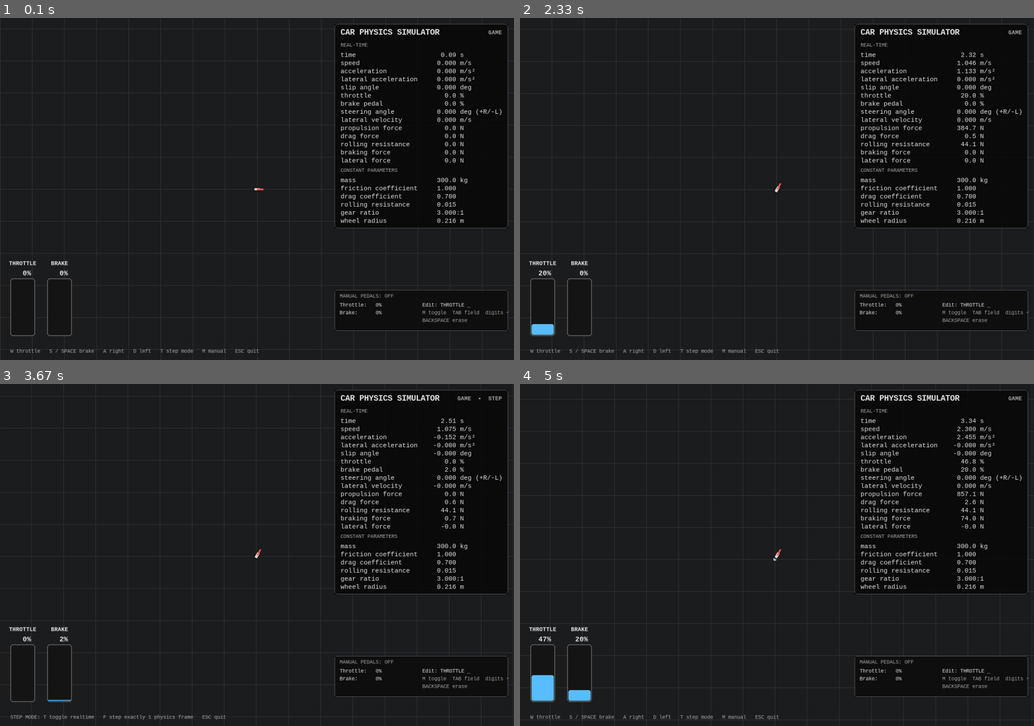
Above: before the commit, frames 1-4 (two rows, left to right).
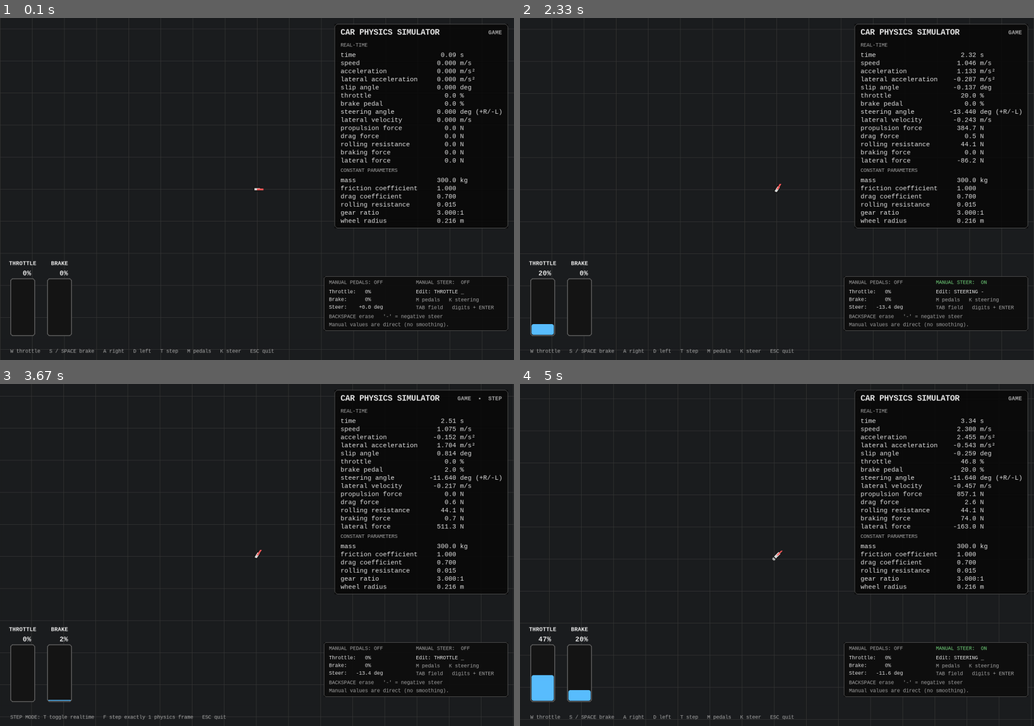
Above: after the commit, the same moments.

Repository: ICEHUB-ME/carsim
Game: pygame game, started from main.py game
Two runs of this game, one before a commit and one after it. Both use one fixed random seed, a clock stepped at 60 frames per second and the inputs below.
Inputs:
- Up to frame 1 (0.1 s): no input
- Up to frame 2 (2.33 s): hold M 0.33-0.8 s; hold D 0.33-0.8 s; hold M 0.83-1.3 s; hold D 0.83-1.3 s; hold D 1.33-1.8 s; hold W 1.83-2.13 s; tap K at 1.98 s; tap - at 2.17 s
- Up to frame 3 (3.67 s): hold T 2.5-2.8 s; hold S 2.5-2.8 s; hold Tab 2.83-3.13 s; hold S 2.83-3.13 s; tap K at 2.98 s; tap F at 3.17 s; hold F from 3.5 s (still down); hold S from 3.5 s (still down)
- Up to frame 4 (5 s): release F at 3.8 s; release S at 3.8 s; hold S 3.83-4.13 s; tap K at 3.98 s; tap T at 4.17 s; hold W 4.5-4.87 s; hold S from 4.9 s (still down)

The runs differ from the first frame. In frame 1, 1.3% of the frame differs, in the area x 35-99%, y 75-99%; in frame 2, 1.4%; in frame 3, 1.3%; in frame 4, 1.4%, in the area x 5-100%, y 17-99%.

Commit message:
added steering angle manual feature

Diff:
--- a/input/game_controls.py
+++ b/input/game_controls.py
@@ -1,4 +1,4 @@
-"""Keyboard controls and manual pedal override for pygame modes."""
+"""Keyboard controls and manual pedal/steering overrides for pygame modes."""
 
 from __future__ import annotations
 
@@ -22,7 +22,7 @@
 
 
 class GameControls:
-    """Keyboard driver inputs with game-mode smoothing plus manual pedal entry.
+    """Keyboard driver inputs with smoothing and independent manual overrides.
 
     Normal game controls:
       W      -> throttle target = 100%
@@ -31,18 +31,27 @@
       A      -> steering target = +max angle (RIGHT)
       D      -> steering target = -max angle (LEFT)
 
-    Manual mode:
+    Manual pedal mode:
       M      -> toggle manual throttle/brake override
-      TAB    -> select throttle/brake field
-      0-9    -> enter percentage digits
-      Enter  -> apply the typed percentage (0-100)
-      Backspace -> delete a digit
-
-    Manual throttle/brake values are direct (no smoothing). Steering continues
-    to use the configured game-mode smoothing. The same manual state can be
-    used by CSV replay to override CSV throttle/brake values without applying
-    game smoothing.
+
+    Manual steering mode:
+      K      -> toggle manual steering-angle override
+
+    Text entry:
+      TAB    -> cycle through active manual fields
+      0-9    -> enter digits
+      -      -> enter a negative steering angle
+      Enter  -> apply the typed value
+      Backspace -> delete a character
+
+    Manual overrides are direct values and do not use game-mode smoothing.
+    When both manual modes are enabled, TAB cycles through throttle, brake,
+    and steering. The same state is used by CSV replay, where enabled manual
+    fields replace only their corresponding CSV inputs.
     """
+
+    _PEDAL_FIELDS = ("throttle", "brake")
+    _STEER_FIELD = "steering"
 
     def __init__(
         self,
@@ -58,58 +67,123 @@
         self.state = GameControlState()
 
         self.manual_mode = False
+        self.manual_steer_mode = False
         self.manual_field = "throttle"
         self.manual_throttle = 0.0
         self.manual_brake = 0.0
+        self.manual_steering_angle_deg = 0.0
         self._manual_buffer = ""
 
     @property
     def manual_buffer(self) -> str:
         return self._manual_buffer
+
+    @property
+    def manual_steering(self) -> float:
+        """Return the configured manual steering angle in degrees."""
+        return self.manual_steering_angle_deg
+
+    def _active_manual_fields(self) -> tuple[str, ...]:
+        fields: list[str] = []
+        if self.manual_mode:
+            fields.extend(self._PEDAL_FIELDS)
+        if self.manual_steer_mode:
+            fields.append(self._STEER_FIELD)
+        return tuple(fields)
+
+    def _ensure_valid_manual_field(self) -> None:
+        active = self._active_manual_fields()
+        if not active:
+            self.manual_field = "throttle"
+        elif self.manual_field not in active:
+            self.manual_field = active[0]
 
     def _manual_percent(self) -> float:
         if not self._manual_buffer:
             return 0.0
         return max(0.0, min(100.0, float(self._manual_buffer))) / 100.0
 
+    def _manual_steering_degrees(self) -> float:
+        if not self._manual_buffer or self._manual_buffer == "-":
+            return 0.0
+        value = float(self._manual_buffer)
+        return max(
+            -self.max_steering_angle_deg,
+            min(self.max_steering_angle_deg, value),
+        )
+
     def _apply_manual_buffer(self) -> None:
-        value = self._manual_percent()
-        if self.manual_field == "throttle":
-            self.manual_throttle = value
-        else:
-            self.manual_brake = value
+        if not self._manual_buffer:
+            return
+
+        if self.manual_field == "steering":
+            self.manual_steering_angle_deg = self._manual_steering_degrees()
+        elif self.manual_field == "throttle":
+            self.manual_throttle = self._manual_percent()
+        elif self.manual_field == "brake":
+            self.manual_brake = self._manual_percent()
+
         self._manual_buffer = ""
 
     def set_manual_values(self, throttle: float, brake: float) -> None:
         """Set manual pedal values directly, clamped to [0, 1]."""
         self.manual_throttle = max(0.0, min(1.0, float(throttle)))
         self.manual_brake = max(0.0, min(1.0, float(brake)))
+
+    def set_manual_steering(self, angle_deg: float) -> None:
+        """Set the manual steering angle directly, clamped to max steering."""
+        self.manual_steering_angle_deg = max(
+            -self.max_steering_angle_deg,
+            min(self.max_steering_angle_deg, float(angle_deg)),
+        )
 
     def toggle_manual_mode(
         self,
         current_throttle: float | None = None,
         current_brake: float | None = None,
     ) -> bool:
-        """Toggle manual pedal override and return the new state.
-
-        Optional current values let CSV replay enter manual mode without a
-        sudden pedal jump from the CSV value to the controller's previous value.
-        """
+        """Toggle manual throttle/brake override and return its new state."""
         self.manual_mode = not self.manual_mode
         self._manual_buffer = ""
         if self.manual_mode:
             throttle = self.state.throttle if current_throttle is None else current_throttle
             brake = self.state.brake_pedal_travel if current_brake is None else current_brake
             self.set_manual_values(throttle, brake)
+            if self.manual_field not in self._active_manual_fields():
+                self.manual_field = "throttle"
+        self._ensure_valid_manual_field()
         return self.manual_mode
+
+    def toggle_manual_steer(
+        self,
+        current_steering: float | None = None,
+    ) -> bool:
+        """Toggle direct manual steering override and return its new state."""
+        self.manual_steer_mode = not self.manual_steer_mode
+        self._manual_buffer = ""
+        if self.manual_steer_mode:
+            steering = (
+                self.state.steering_angle_deg
+                if current_steering is None
+                else current_steering
+            )
+            self.set_manual_steering(steering)
+            self.manual_field = "steering"
+        else:
+            self._ensure_valid_manual_field()
+        return self.manual_steer_mode
 
     def handle_event(
         self,
         event,
         current_throttle: float | None = None,
         current_brake: float | None = None,
+        current_steering: float | None = None,
     ) -> bool:
-        """Handle mode/entry keys. Return True when manual mode changed."""
+        """Handle manual-mode toggles and text-entry keys.
+
+        Returns True when either manual mode is toggled.
+        """
         import pygame
 
         if event.type != pygame.KEYDOWN:
@@ -119,12 +193,19 @@
             self.toggle_manual_mode(current_throttle, current_brake)
             return True
 
-        if not self.manual_mode:
+        if event.key == pygame.K_k:
+            self.toggle_manual_steer(current_steering)
+            return True
+
+        if not self._active_manual_fields():
             return False
 
         if event.key == pygame.K_TAB:
-            self.manual_field = "brake" if self.manual_field == "throttle" else "throttle"
-            self._manual_buffer = ""
+            active = self._active_manual_fields()
+            if active:
+                current_index = active.index(self.manual_field) if self.manual_field in active else -1
+                self.manual_field = active[(current_index + 1) % len(active)]
+                self._manual_buffer = ""
             return False
 
         if event.key == pygame.K_BACKSPACE:
@@ -142,19 +223,37 @@
             pygame.K_9: "9",
         }
         digit = digit_map.get(event.key)
-        if digit is not None and len(self._manual_buffer) < 3:
-            self._manual_buffer += digit
-            # Three digits can only exceed 100 for values such as 999. Keep the
-            # display editable and clamp on Enter rather than silently changing it.
+        if digit is not None:
+            max_length = 4 if self.manual_field == "steering" else 3
+            if len(self._manual_buffer) < max_length:
+                self._manual_buffer += digit
+            return False
+
+        minus_keys = tuple(
+            key for key in (
+                getattr(pygame, "K_MINUS", None),
+                getattr(pygame, "K_KP_MINUS", None),
+            )
+            if key is not None
+        )
+        if self.manual_field == "steering" and event.key in minus_keys:
+            if not self._manual_buffer:
+                self._manual_buffer = "-"
             return False
 
         return False
 
     def manual_driver_values(self) -> tuple[float, float] | None:
-        """Return (throttle, brake) overrides, or None when manual mode is off."""
+        """Return (throttle, brake) overrides, or None when pedal mode is off."""
         if not self.manual_mode:
             return None
         return self.manual_throttle, self.manual_brake
+
+    def manual_steering_value(self) -> float | None:
+        """Return manual steering override in degrees, or None when off."""
+        if not self.manual_steer_mode:
+            return None
+        return self.manual_steering_angle_deg
 
     def update(self, dt: float, keys) -> GameControlState:
         import pygame
@@ -186,16 +285,20 @@
                 self.state.brake_pressure_rear, brake_target, self.brake_rate * dt
             )
 
-        # Requested game-mode direction: A = right/positive, D = left/negative.
-        steer_target = 0.0
-        if keys[pygame.K_a] and not keys[pygame.K_d]:
-            steer_target = self.max_steering_angle_deg
-        elif keys[pygame.K_d] and not keys[pygame.K_a]:
-            steer_target = -self.max_steering_angle_deg
-
-        self.state.steering_angle_deg = approach(
-            self.state.steering_angle_deg,
-            steer_target,
-            self.steering_rate_deg * dt,
-        )
+        # Manual steering is direct. Otherwise A=RIGHT/positive and D=LEFT/negative.
+        if self.manual_steer_mode:
+            self.state.steering_angle_deg = self.manual_steering_angle_deg
+        else:
+            steer_target = 0.0
+            if keys[pygame.K_a] and not keys[pygame.K_d]:
+                steer_target = self.max_steering_angle_deg
+            elif keys[pygame.K_d] and not keys[pygame.K_a]:
+                steer_target = -self.max_steering_angle_deg
+
+            self.state.steering_angle_deg = approach(
+                self.state.steering_angle_deg,
+                steer_target,
+                self.steering_rate_deg * dt,
+            )
+
         return self.state
--- a/visual/hud.py
+++ b/visual/hud.py
@@ -66,26 +66,35 @@
         self._draw_pedal(surface, brake_rect, "BRAKE", car.state.brake_pedal)
 
     def _draw_manual_panel(self, surface, controls, y0: int) -> int:
-        width = 405
-        height = 96
+        width = 430
+        height = 128
         x = surface.get_width() - width - 14
         panel = pygame.Surface((width, height), pygame.SRCALPHA)
         panel.fill((15, 15, 15, 232))
         pygame.draw.rect(panel, self.BORDER, panel.get_rect(), 1, border_radius=6)
 
-        mode = "ON" if controls.manual_mode else "OFF"
-        color = self.ACTIVE if controls.manual_mode else self.MUTED
-        self._text(panel, f"MANUAL PEDALS: {mode}", 12, 8, self.small, color)
+        pedal_mode = "ON" if controls.manual_mode else "OFF"
+        steer_mode = "ON" if controls.manual_steer_mode else "OFF"
+        pedal_color = self.ACTIVE if controls.manual_mode else self.MUTED
+        steer_color = self.ACTIVE if controls.manual_steer_mode else self.MUTED
+
+        self._text(panel, f"MANUAL PEDALS: {pedal_mode}", 12, 8, self.small, pedal_color)
+        self._text(panel, f"MANUAL STEER:  {steer_mode}", 215, 8, self.small, steer_color)
 
         throttle = f"Throttle: {controls.manual_throttle * 100:3.0f}%"
         brake = f"Brake:    {controls.manual_brake * 100:3.0f}%"
+        steering = f"Steer:   {controls.manual_steering_angle_deg:+5.1f} deg"
         selected = controls.manual_field.upper()
         buffer = controls.manual_buffer or "_"
-        self._text(panel, throttle, 12, 29, self.small)
-        self._text(panel, brake, 12, 47, self.small)
-        self._text(panel, f"Edit: {selected:8s} {buffer}", 205, 29, self.small)
-        self._text(panel, "M toggle  TAB field  digits + ENTER", 205, 47, self.small, self.MUTED)
-        self._text(panel, "BACKSPACE erase", 205, 65, self.small, self.MUTED)
+
+        self._text(panel, throttle, 12, 30, self.small)
+        self._text(panel, brake, 12, 48, self.small)
+        self._text(panel, steering, 12, 66, self.small)
+        self._text(panel, f"Edit: {selected:8s} {buffer}", 215, 30, self.small)
+        self._text(panel, "M pedals   K steering", 215, 49, self.small, self.MUTED)
+        self._text(panel, "TAB field   digits + ENTER", 215, 67, self.small, self.MUTED)
+        self._text(panel, "BACKSPACE erase   '-' = negative steer", 12, 88, self.small, self.MUTED)
+        self._text(panel, "Manual values are direct (no smoothing).", 12, 107, self.small, self.MUTED)
 
         surface.blit(panel, (x, y0))
         return y0 + height
@@ -157,15 +166,14 @@
         surface.blit(panel, panel_rect.topleft)
         self.draw_pedals(surface, car)
 
-        manual_y = surface.get_height() - 164
         if manual_controls is not None:
-            self._draw_manual_panel(surface, manual_controls, manual_y)
+            self._draw_manual_panel(surface, manual_controls, surface.get_height() - 196)
 
         if step_mode:
             hint = "STEP MODE: T toggle realtime   F step exactly 1 physics frame   ESC quit"
         elif controls_help:
-            hint = "W throttle   S / SPACE brake   A right   D left   T step mode   M manual   ESC quit"
+            hint = "W throttle   S / SPACE brake   A right   D left   T step   M pedals   K steer   ESC quit"
         else:
-            hint = "CSV: W/S/A/D/SPACE disabled   T step mode   F step   M manual override   ESC quit"
+            hint = "CSV: W/S/A/D/SPACE disabled   T step   F step   M pedals   K steer   ESC quit"
         hint_surface = self.small.render(hint, True, self.MUTED)
         surface.blit(hint_surface, (24, surface.get_height() - 27))
--- a/visual/pygame_renderer.py
+++ b/visual/pygame_renderer.py
@@ -88,18 +88,24 @@
 
 
 def _manual_override_inputs(csv_inputs: DriverInputs, controls: GameControls) -> DriverInputs:
-    """Override only CSV throttle/brake fields while manual mode is enabled."""
-    manual = controls.manual_driver_values()
-    if manual is None:
-        return csv_inputs
-    throttle, brake = manual
-    return replace(
-        csv_inputs,
-        throttle=throttle,
-        brake_pressure_front=brake,
-        brake_pressure_rear=brake,
-        brake_pedal_travel=brake,
-    )
+    """Override only the CSV fields whose manual modes are enabled."""
+    overrides: dict[str, float] = {}
+
+    manual_pedals = controls.manual_driver_values()
+    if manual_pedals is not None:
+        throttle, brake = manual_pedals
+        overrides.update(
+            throttle=throttle,
+            brake_pressure_front=brake,
+            brake_pressure_rear=brake,
+            brake_pedal_travel=brake,
+        )
+
+    manual_steering = controls.manual_steering_value()
+    if manual_steering is not None:
+        overrides["steering_angle_deg"] = manual_steering
+
+    return replace(csv_inputs, **overrides) if overrides else csv_inputs
 
 
 def _new_output_rows() -> list[dict[str, float]]:
@@ -285,15 +291,13 @@
                     running = False
                 else:
                     playback.handle_event(event)
-                    # M/manual input is allowed in replay. All driving keys are ignored.
-                    if event.type == pygame.KEYDOWN and event.key == pygame.K_m:
-                        controls.handle_event(
-                            event,
-                            current_throttle=current_csv_driver.throttle,
-                            current_brake=current_csv_driver.brake_pedal_travel,
-                        )
-                    else:
-                        controls.handle_event(event)
+                    # M/K manual overrides are allowed in replay. W/S/A/D/Space remain ignored.
+                    controls.handle_event(
+                        event,
+                        current_throttle=current_csv_driver.throttle,
+                        current_brake=current_csv_driver.brake_pedal_travel,
+                        current_steering=current_csv_driver.steering_angle_deg,
+                    )
 
             if not running:
                 interrupted = True
Not shown, changed: README.md
Not shown, changed: game_simulation_output.csv
